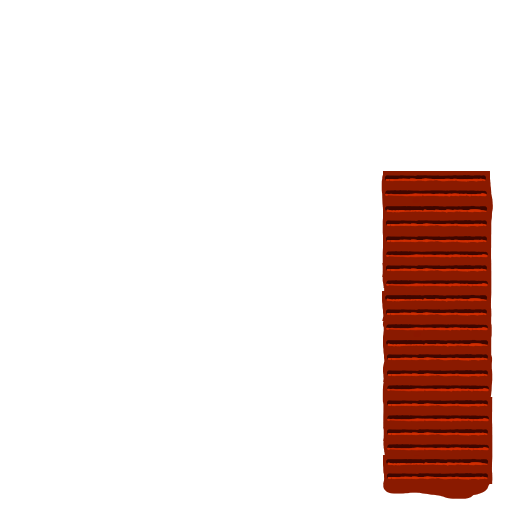
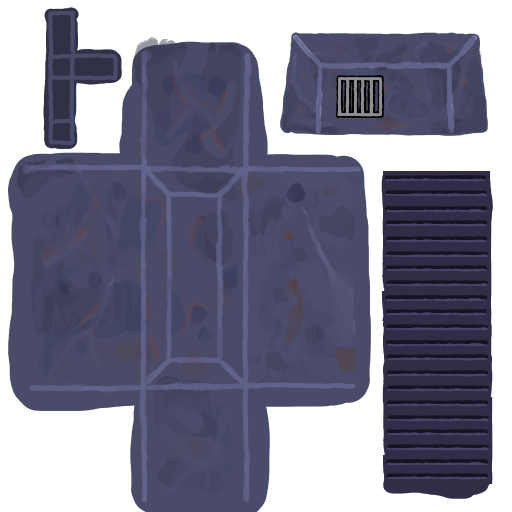
Revision of a layered w=512, h=512 image; what changed, layer by layer:
added layer "Calque de dessin 4" above "Calque de dessin 1" over (256, 32, 493, 512)
painted on "Calque de dessin 1" over (8, 7, 493, 512)
